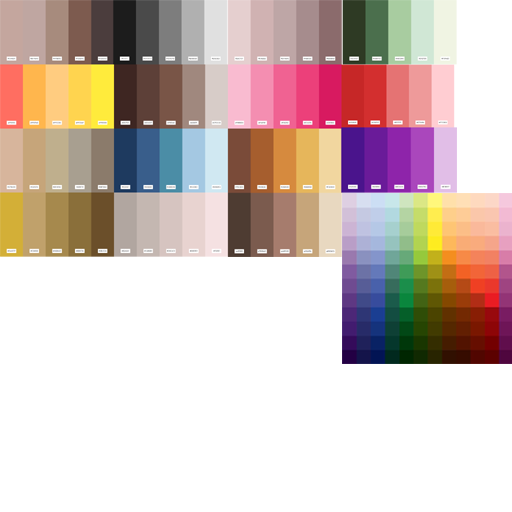
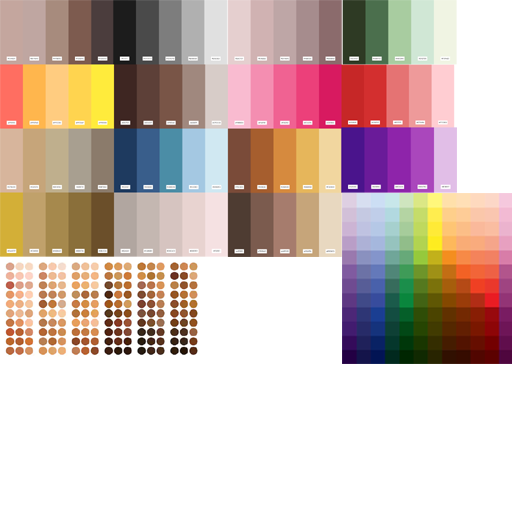
The second 512x512 image is a revision of the first. Changes to its layers:
added layer "Layer 2" above "Background" over (3, 260, 199, 357)
added layer "Background" over (3, 260, 199, 357)